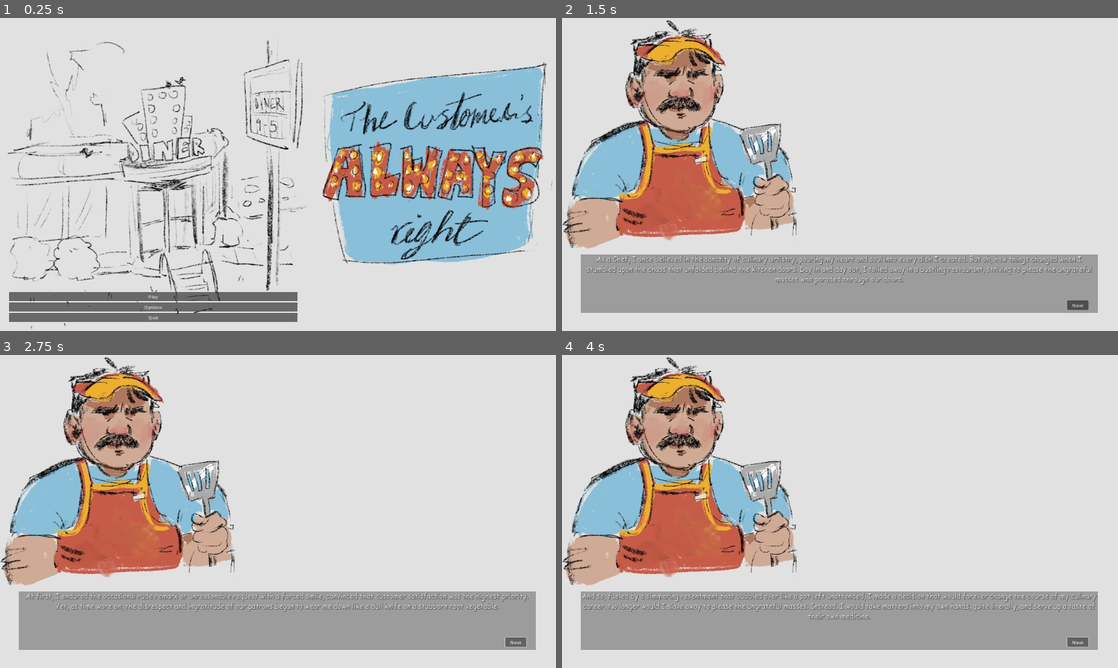
Above: before the commit, frames 1-4 (two rows, left to right).
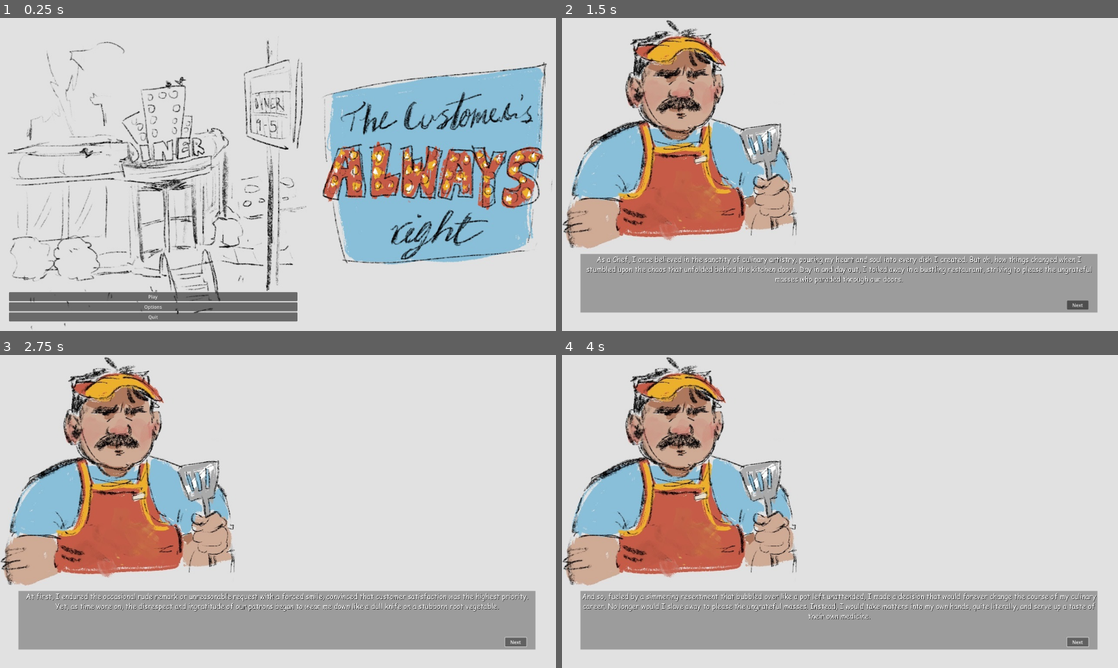
Above: after the commit, the same moments.

Repository: JaymesTMorris/The-Customer-Is-Always-Right
Game: Godot game, scene res://Scenes/main_menu.tscn
Same seed, same stepped clock (60 frames per second), same inputs: the game is played once before the commit and once after it.
Inputs (mouse positions are in pixels of both pictures, inside the frame that each line leads up to):
- Up to frame 1 (0.25 s): no input
- Up to frame 2 (1.5 s): click "Play" at 0.5 s; click (706, 174) at 1.25 s
- Up to frame 3 (2.75 s): click "Next" at 2 s
- Up to frame 4 (4 s): click "Next" at 2.75 s; click "Next" at 3.5 s

The runs differ from the first frame. In frame 1, 0.5% of the frame differs, in the area x 1-98%, y 8-99%; in frame 2, 2.0%, in the area x 1-97%, y 2-95%; in frame 3, 1.7%; in frame 4, 2.0%.

Commit message:
Update Background

Diff:
--- a/Scenes/game.tscn
+++ b/Scenes/game.tscn
@@ -1,7 +1,7 @@
 [gd_scene load_steps=15 format=3 uid="uid://b4oafrvpbf7nx"]
 
-[ext_resource type="Texture2D" uid="uid://dwimjvpfld51p" path="res://Images/KitchenBackground2.png" id="1_e82k5"]
 [ext_resource type="PackedScene" uid="uid://bxwn6nkhv5kys" path="res://Prefabs/item_slot.tscn" id="1_maf3u"]
+[ext_resource type="Texture2D" uid="uid://we5lb2c8tg11" path="res://Images/KitchenBackground.png" id="1_mf0fh"]
 [ext_resource type="PackedScene" uid="uid://dsabvxd1jxg2w" path="res://Prefabs/Burger/cheese.tscn" id="3_jpuij"]
 [ext_resource type="PackedScene" uid="uid://2iutkhiiqh1x" path="res://Prefabs/Burger/lettuce.tscn" id="4_j44t4"]
 [ext_resource type="PackedScene" uid="uid://dotc37sleiqnw" path="res://Prefabs/Burger/tomato.tscn" id="5_27kjg"]
@@ -27,8 +27,7 @@
 [node name="Game" type="Node2D"]
 
 [node name="Background" type="Sprite2D" parent="."]
-scale = Vector2(1.17416, 1.154)
-texture = ExtResource("1_e82k5")
+texture = ExtResource("1_mf0fh")
 centered = false
 
 [node name="CookedBeefPatty" parent="." instance=ExtResource("6_vshen")]
@@ -36,11 +35,11 @@
 scale = Vector2(2.34832, 2.308)
 
 [node name="BottomBun" parent="." instance=ExtResource("7_1rqiq")]
-position = Vector2(1610, 333)
+position = Vector2(1541, 332)
 scale = Vector2(2.34832, 2.308)
 
 [node name="TopBun" parent="." instance=ExtResource("8_e0ye7")]
-position = Vector2(1489, 333)
+position = Vector2(1403, 338)
 scale = Vector2(2.34832, 2.308)
 
 [node name="Cheese" parent="." instance=ExtResource("3_jpuij")]
@@ -56,46 +55,46 @@
 scale = Vector2(2.34832, 2.308)
 
 [node name="Grill 00" parent="." instance=ExtResource("1_maf3u")]
-position = Vector2(151, 840)
-scale = Vector2(5, 2.5)
+position = Vector2(123, 793)
+scale = Vector2(4, 1.5)
 
 [node name="Grill 01" parent="." instance=ExtResource("1_maf3u")]
-position = Vector2(452, 802)
-scale = Vector2(5, 2.5)
+position = Vector2(401, 797)
+scale = Vector2(4, 1.5)
 
 [node name="Grill 02" parent="." instance=ExtResource("1_maf3u")]
-position = Vector2(109, 1023)
-scale = Vector2(5, 2.5)
+position = Vector2(93, 921)
+scale = Vector2(4, 1.5)
 
 [node name="Grill 03" parent="." instance=ExtResource("1_maf3u")]
-position = Vector2(420, 968)
-scale = Vector2(5, 2.5)
+position = Vector2(381, 919)
+scale = Vector2(4, 1.5)
 
 [node name="Plate0" parent="." groups=["plate"] instance=ExtResource("1_maf3u")]
-position = Vector2(795, 715)
-scale = Vector2(1.645, 0.865)
+position = Vector2(742, 527)
+scale = Vector2(2.39, 0.865)
 
 [node name="Plate1" parent="." groups=["plate"] instance=ExtResource("1_maf3u")]
-position = Vector2(951, 715)
-scale = Vector2(1.645, 0.865)
+position = Vector2(898, 527)
+scale = Vector2(2.39, 0.865)
 
 [node name="Plate2" parent="." groups=["plate"] instance=ExtResource("1_maf3u")]
-position = Vector2(1093, 715)
-scale = Vector2(1.645, 0.865)
+position = Vector2(1071, 527)
+scale = Vector2(2.39, 0.865)
 
 [node name="Plate3" parent="." groups=["plate"] instance=ExtResource("1_maf3u")]
-position = Vector2(1249, 715)
-scale = Vector2(1.645, 0.865)
+position = Vector2(1241, 524)
+scale = Vector2(2.39, 0.865)
 
 [node name="Trash" parent="." groups=["trash"] instance=ExtResource("1_maf3u")]
-position = Vector2(1700, 999)
-scale = Vector2(5, 5)
+position = Vector2(1477, 974)
+scale = Vector2(5, 2.28)
 
 [node name="ServeButton00" type="Button" parent="."]
-offset_left = 741.0
-offset_top = 736.0
-offset_right = 846.0
-offset_bottom = 765.0
+offset_left = 688.0
+offset_top = 548.0
+offset_right = 793.0
+offset_bottom = 577.0
 theme_override_fonts/font = ExtResource("9_au3vr")
 theme_override_font_sizes/font_size = 11
 theme_override_styles/normal = SubResource("StyleBoxTexture_4kmm2")
@@ -104,10 +103,10 @@
 text = "SERVE"
 
 [node name="ServeButton01" type="Button" parent="."]
-offset_left = 901.0
-offset_top = 735.0
-offset_right = 1006.0
-offset_bottom = 764.0
+offset_left = 848.0
+offset_top = 547.0
+offset_right = 953.0
+offset_bottom = 576.0
 theme_override_fonts/font = ExtResource("9_au3vr")
 theme_override_font_sizes/font_size = 11
 theme_override_styles/normal = SubResource("StyleBoxTexture_4kmm2")
@@ -116,10 +115,10 @@
 text = "SERVE"
 
 [node name="ServeButton02" type="Button" parent="."]
-offset_left = 1041.0
-offset_top = 736.0
-offset_right = 1146.0
-offset_bottom = 765.0
+offset_left = 1019.0
+offset_top = 548.0
+offset_right = 1124.0
+offset_bottom = 577.0
 theme_override_fonts/font = ExtResource("9_au3vr")
 theme_override_font_sizes/font_size = 11
 theme_override_styles/normal = SubResource("StyleBoxTexture_4kmm2")
@@ -128,10 +127,10 @@
 text = "SERVE"
 
 [node name="ServeButton03" type="Button" parent="."]
-offset_left = 1196.0
-offset_top = 736.0
-offset_right = 1301.0
-offset_bottom = 765.0
+offset_left = 1188.0
+offset_top = 545.0
+offset_right = 1293.0
+offset_bottom = 574.0
 theme_override_fonts/font = ExtResource("9_au3vr")
 theme_override_font_sizes/font_size = 11
 theme_override_styles/normal = SubResource("StyleBoxTexture_4kmm2")
@@ -140,10 +139,10 @@
 text = "SERVE"
 
 [node name="OrderLabel0" type="RichTextLabel" parent="."]
-offset_left = 754.0
-offset_top = 471.0
-offset_right = 860.0
-offset_bottom = 638.0
+offset_left = 680.0
+offset_top = 580.0
+offset_right = 786.0
+offset_bottom = 747.0
 theme_override_colors/default_color = Color(0, 0, 0, 1)
 theme_override_colors/font_shadow_color = Color(0.317647, 0.317647, 0.317647, 1)
 theme_override_fonts/normal_font = ExtResource("9_au3vr")
@@ -151,10 +150,10 @@
 bbcode_enabled = true
 
 [node name="OrderLabel1" type="RichTextLabel" parent="."]
-offset_left = 898.0
-offset_top = 471.0
-offset_right = 1004.0
-offset_bottom = 632.0
+offset_left = 846.0
+offset_top = 580.0
+offset_right = 952.0
+offset_bottom = 741.0
 theme_override_colors/default_color = Color(0, 0, 0, 1)
 theme_override_colors/font_shadow_color = Color(0.317647, 0.317647, 0.317647, 1)
 theme_override_fonts/normal_font = ExtResource("9_au3vr")
@@ -162,10 +161,10 @@
 bbcode_enabled = true
 
 [node name="OrderLabel2" type="RichTextLabel" parent="."]
-offset_left = 1035.0
-offset_top = 471.0
-offset_right = 1141.0
-offset_bottom = 639.0
+offset_left = 1020.0
+offset_top = 581.0
+offset_right = 1126.0
+offset_bottom = 749.0
 theme_override_colors/default_color = Color(0, 0, 0, 1)
 theme_override_colors/font_shadow_color = Color(0.317647, 0.317647, 0.317647, 1)
 theme_override_fonts/normal_font = ExtResource("9_au3vr")
@@ -173,10 +172,10 @@
 bbcode_enabled = true
 
 [node name="OrderLabel3" type="RichTextLabel" parent="."]
-offset_left = 1190.0
-offset_top = 471.0
-offset_right = 1296.0
-offset_bottom = 642.0
+offset_left = 1189.0
+offset_top = 579.0
+offset_right = 1295.0
+offset_bottom = 750.0
 theme_override_colors/default_color = Color(0, 0, 0, 1)
 theme_override_colors/font_shadow_color = Color(0.317647, 0.317647, 0.317647, 1)
 theme_override_fonts/normal_font = ExtResource("9_au3vr")
--- a/project.godot
+++ b/project.godot
@@ -24,8 +24,7 @@
 
 window/size/viewport_width=1920
 window/size/viewport_height=1080
-window/stretch/mode="canvas_items"
-window/stretch/aspect="expand"
+window/stretch/mode="viewport"
 
 [input]
 
Binary file added: Images/KitchenBackground.png
Not shown, added: Images/KitchenBackground.png.import
